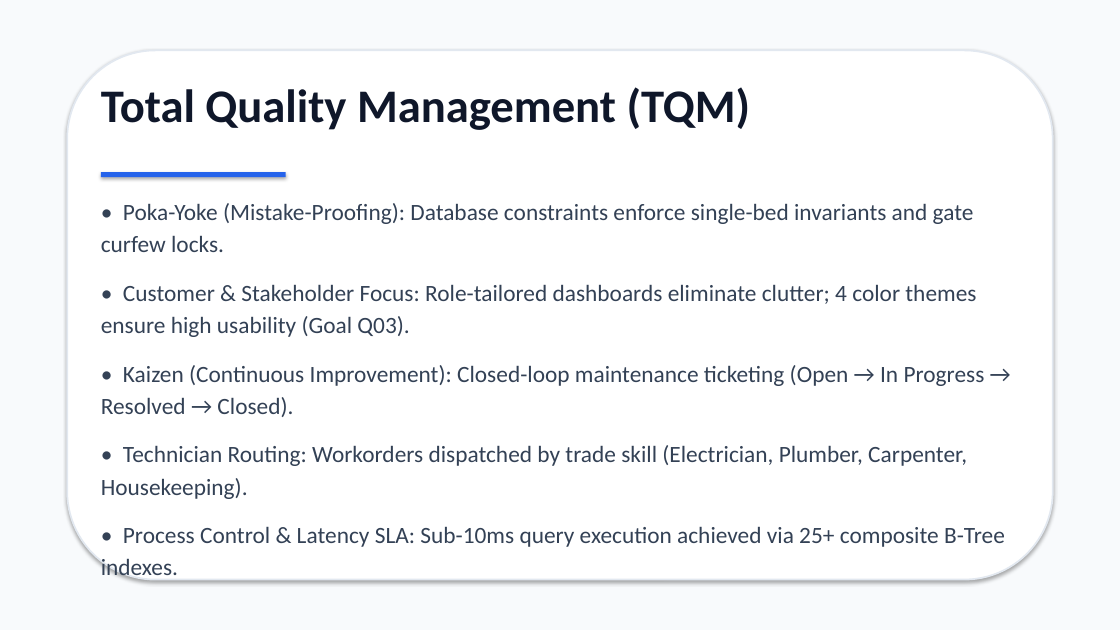
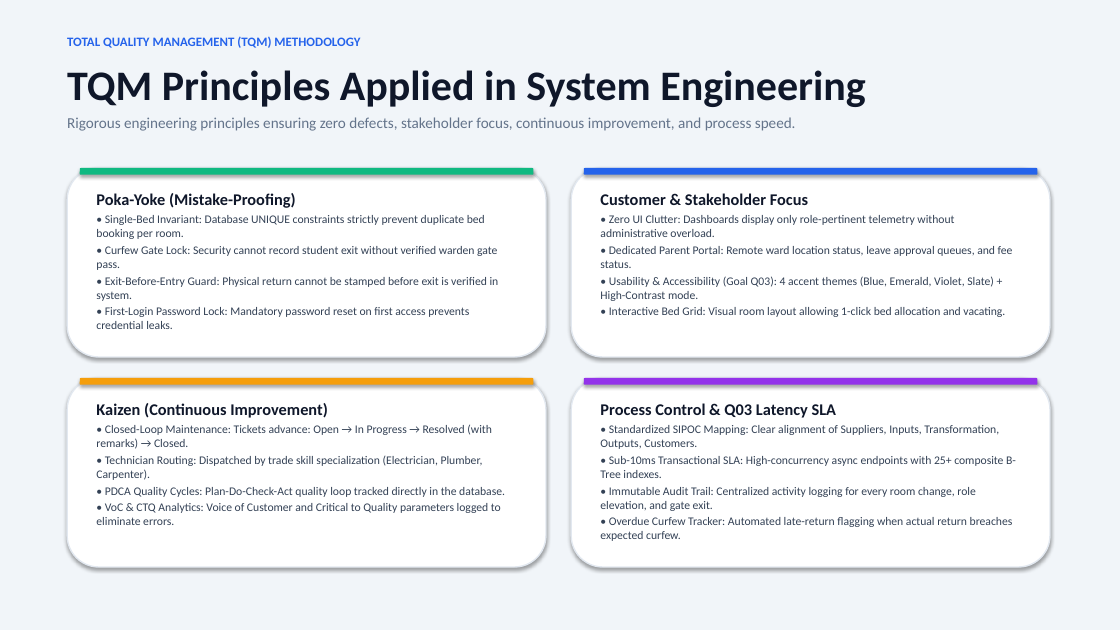
Before and after one commit to himanshi-19rawat/Hostel-Management-System, a slide deck: slide 4 of Hostel_Management_System_Presentation.pptx. Drawn at 1120x630 pixels with LibreOffice and Linux fonts; fonts in the diff are those of the drawing. Boxes give left, top, right and bottom in pixels: in the first picture for what was removed or moved away, otherwise in the second. Text is boxed around its words. In the diff, an @@ line names an element or a change of style, - is before the commit and + after.

Commit message:
docs(presentation): proper 9-slide academic deck with high-impact visual card styling

```diff
--- a/Hostel_Management_System_Presentation.pptx
+++ b/Hostel_Management_System_Presentation.pptx
@@ rectangle at (0,0,1120,630): fill #F8FAFC to #F1F5F9 @@
@@ text at (67,36,360,48): text changed; size 40 to 11 pt; text colour #0F172A to #2563EB @@
-Total Quality Management (TQM)
+TOTAL QUALITY MANAGEMENT (TQM) METHODOLOGY
@@ rounded rectangle removed at (67,50,1053,580) @@
@@ text added at (67,70,866,107), 36 pt, text #0F172A, bold @@
+TQM Principles Applied in System Engineering
@@ text added at (67,117,796,131), 13 pt, text #64748B @@
+Rigorous engineering principles ensuring zero defects, stakeholder focus, continuous improvement, and process speed.
@@ rounded rectangle added at (67,168,546,357), fill #FFFFFF, outline #E2E8F0 1.2 pt @@
@@ rounded rectangle added at (80,168,534,175), fill #10B981 @@
@@ rectangle removed at (101,172,286,177) @@
@@ rounded rectangle added at (571,168,1050,357), fill #FFFFFF, outline #E2E8F0 1.2 pt @@
@@ rounded rectangle added at (584,168,1038,175), fill #2563EB @@
@@ text added at (96,193,499,329), 10 pt, text #334155 @@
+Poka-Yoke (Mistake-Proofing)
+• Single-Bed Invariant: Database UNIQUE constraints strictly prevent duplicate bed booking per room.
+• Curfew Gate Lock: Security cannot record student exit without verified warden gate pass.
+• Exit-Before-Entry Guard: Physical return cannot be stamped before exit is verified in system.
+• First-Login Password Lock: Mandatory password reset on first access prevents credential leaks.
@@ text removed at (101,203,1005,547) @@
-• Poka-Yoke (Mistake-Proofing): Database constraints enforce single-bed invariants and gate curfew locks.
-• Customer & Stakeholder Focus: Role-tailored dashboards eliminate clutter; 4 color themes ensure high usability (Goal Q03).
-• Kaizen (Continuous Improvement): Closed-loop maintenance ticketing (Open → In Progress → Resolved → Closed).
-• Technician Routing: Workorders dispatched by trade skill (Electrician, Plumber, Carpenter, Housekeeping).
-• Process Control & Latency SLA: Sub-10ms query execution achieved via 25+ composite B-Tree indexes.
@@ text added at (600,193,1013,317), 10 pt, text #334155 @@
+Customer & Stakeholder Focus
+• Zero UI Clutter: Dashboards display only role-pertinent telemetry without administrative overload.
+• Dedicated Parent Portal: Remote ward location status, leave approval queues, and fee status.
+• Usability & Accessibility (Goal Q03): 4 accent themes (Blue, Emerald, Violet, Slate) + High-Contrast mode.
+• Interactive Bed Grid: Visual room layout allowing 1-click bed allocation and vacating.
@@ rounded rectangle added at (67,378,546,567), fill #FFFFFF, outline #E2E8F0 1.2 pt @@
@@ rounded rectangle added at (80,378,534,385), fill #F59E0B @@
@@ rounded rectangle added at (571,378,1050,567), fill #FFFFFF, outline #E2E8F0 1.2 pt @@
@@ rounded rectangle added at (584,378,1038,385), fill #9333EA @@
@@ text added at (96,403,505,525), 10 pt, text #334155 @@
+Kaizen (Continuous Improvement)
+• Closed-Loop Maintenance: Tickets advance: Open → In Progress → Resolved (with remarks) → Closed.
+• Technician Routing: Dispatched by trade skill specialization (Electrician, Plumber, Carpenter).
+• PDCA Quality Cycles: Plan-Do-Check-Act quality loop tracked directly in the database.
+• VoC & CTQ Analytics: Voice of Customer and Critical to Quality parameters logged to eliminate errors.
@@ text added at (600,403,1016,541), 10 pt, text #334155 @@
+Process Control & Q03 Latency SLA
+• Standardized SIPOC Mapping: Clear alignment of Suppliers, Inputs, Transformation, Outputs, Customers.
+• Sub-10ms Transactional SLA: High-concurrency async endpoints with 25+ composite B-Tree indexes.
+• Immutable Audit Trail: Centralized activity logging for every room change, role elevation, and gate exit.
+• Overdue Curfew Tracker: Automated late-return flagging when actual return breaches expected curfew.
```
Also in this commit, not shown: 4 other slides changed, 4 slides added, 4 slides removed, 2 other files.
